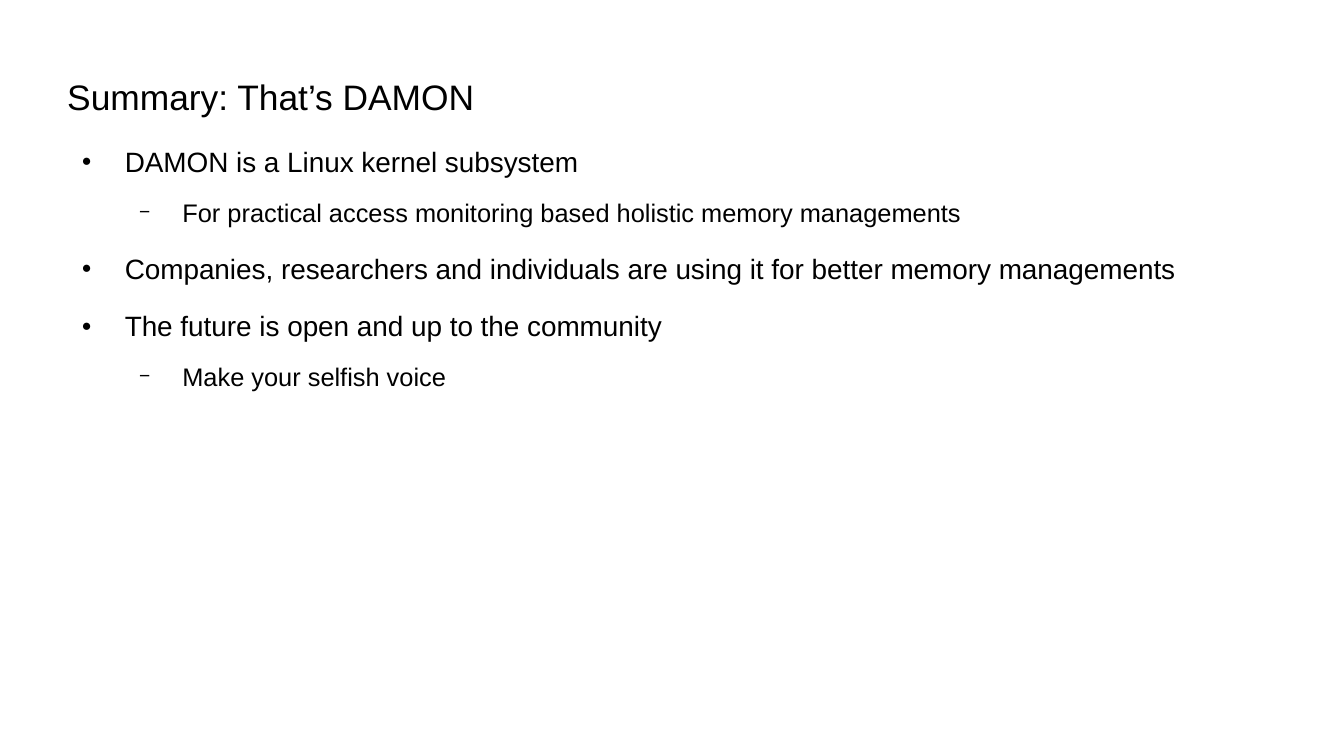
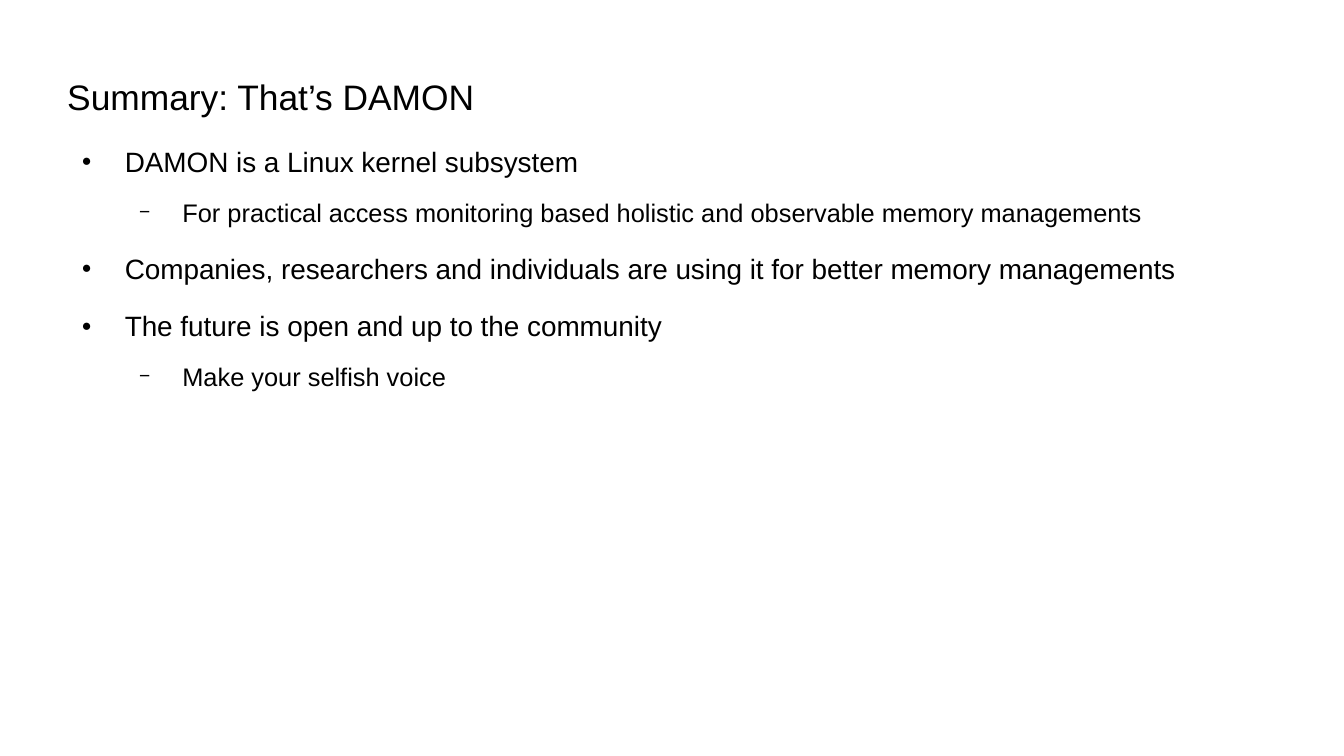
Before and after one commit to damonitor/talks, a slide deck: slide 70 of 2025/kernel_recipes/damon_kernel_recipes2025.odp (slide 56 before the commit). Drawn at 1344x756 pixels with LibreOffice and Linux fonts; fonts in the diff are those of the drawing. Boxes give left, top, right and bottom in pixels: in the first picture for what was removed or moved away, otherwise in the second. Text is boxed around its words. In the diff, an @@ line names an element or a change of style, - is before the commit and + after.

```diff
--- a/2025/kernel_recipes/damon_kernel_recipes2025.odp
+++ b/2025/kernel_recipes/damon_kernel_recipes2025.odp
@@ text at <box>182,203,1142,227</box>: text changed @@
-  − For practical access monitoring based holistic memory managements
+  − For practical access monitoring based holistic and observable memory managements
```
Also in this commit, not shown: 15 other slides changed, 15 slides added, 1 slide removed, 1 other file.
